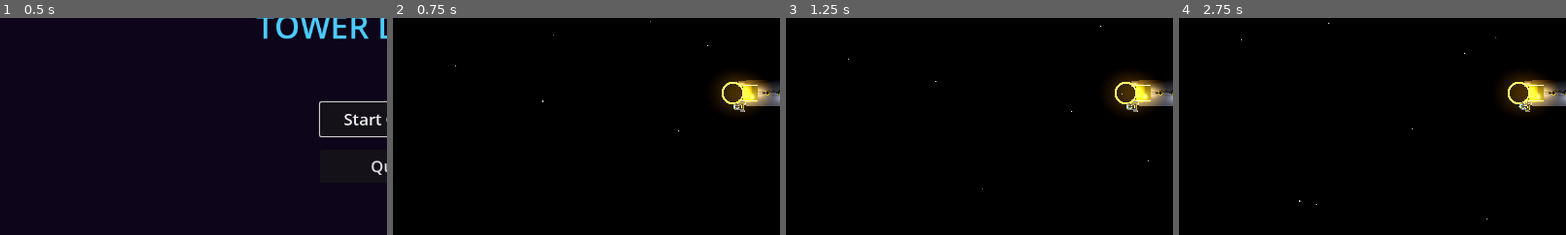
Above: before the commit, frames 1-4 (left to right).
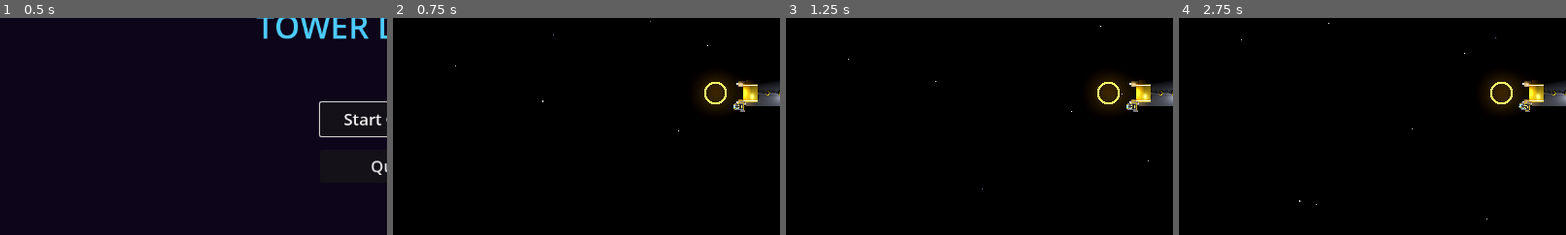
Above: after the commit, the same moments.

Repository: rgjhawkins/towerdefence
Game: Godot game, scene res://main_menu.tscn
The game is run twice, just before and just after one commit, with the same random seed, the same clock (stepped at 60 frames per second) and the same inputs.
Inputs:
- Up to frame 1 (0.5 s): no input
- Up to frame 2 (0.75 s): click "Start Game" at 0.5 s
- Up to frame 3 (1.25 s): no input
- Up to frame 4 (2.75 s): hold D 1.28-2.03 s; hold A from 2.03 s (still down)
The pictures show only the part of the screen within x 0-50%, y 33-83%; the shares and areas given below are measured in that part.

Frame 1 is identical in both runs. In frame 2, 1.9% of the frame differs, in the area x 79-98%, y 26-44%; in frame 3, 1.9%; in frame 4, 1.9%.

Commit message:
Move docking ring further behind mothership (z -5.5 → -7.5)
Co-Authored-By: Claude Sonnet 4.6 <noreply@anthropic.com>

Diff:
--- a/mining_mothership.tscn
+++ b/mining_mothership.tscn
@@ -45,7 +45,7 @@
 target_range = 15.0
 
 [node name="DockingRing" type="Node3D" parent="."]
-position = Vector3(0, 1.5, -5.5)
+position = Vector3(0, 1.5, -7.5)
 
 [node name="CargoBay" type="Node3D" parent="."]
 position = Vector3(0, 0.3, -4.5)
